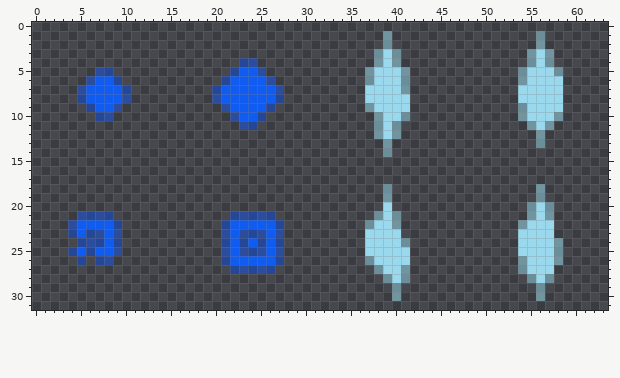
Pixel-art sprite, stored at Assets/Sprites/Particles/particlesblue.png. Above: the version before the commit.
The file is 64x32 pixels.
Once edited:
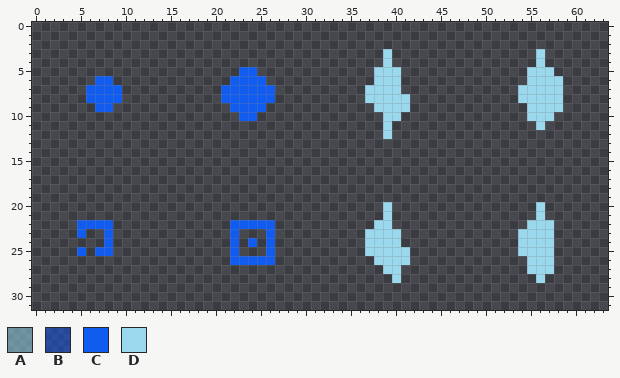
Palette (. is transparent): A #9adfee82  B #1052f17d  C #105cf1  D #9ad8ee
The edit:
y 1..2: x 39 A -> .; x 56 A -> .
y 3: x 38 A -> .; x 40 A -> .; x 55 A -> .; x 57 A -> .
y 4: x 23..24 BB -> ..; x 38 A -> .; x 40 A -> .; x 55 A -> .; x 57 A -> .
y 5: x 7..8 BB -> ..; x 22 B -> .; x 25 B -> .; x 37 A -> .; x 41 A -> .; x 54 A -> .; x 58 A -> .
y 6: x 6 B -> .; x 9 B -> .; x 21 B -> .; x 26 B -> .; x 37 A -> .; x 41 A -> .; x 54 A -> .
y 7: x 5 B -> .; x 10 B -> .; x 20 B -> .; x 27 B -> .; x 41 A -> .
y 8: x 5 B -> .; x 10 B -> .; x 20 B -> .; x 27 B -> .
y 9: x 6 B -> .; x 9 B -> .; x 21 B -> .; x 26 B -> .; x 37 A -> .; x 54 A -> .
y 10: x 7..8 BB -> ..; x 22 B -> .; x 25 B -> .; x 38 A -> .; x 41 A -> .; x 54 A -> .; x 58 A -> .
y 11: x 23..24 BB -> ..; x 38 A -> .; x 40 A -> .; x 55 A -> .; x 57 A -> .
y 12: x 38 A -> .; x 40 A -> .; x 56 A -> .
y 13: x 39 A -> .; x 56 A -> .
y 14: x 39 A -> .
y 18..19: x 39 A -> .; x 56 A -> .
y 20: x 55 A -> .; x 57 A -> .
y 21: x 5..8 BBBB -> ....; x 22..26 BBBBB -> .....; x 38 A -> .; x 40 A -> .; x 55 A -> .; x 57 A -> .
y 22: x 4 B -> .; x 9 B -> .; x 21 B -> .; x 27 B -> .; x 37 A -> .; x 40 A -> .; x 54 A -> .
y 23: x 4 B -> .; x 6..7 BB -> ..; x 9 B -> .; x 21 B -> .; x 23..25 BBB -> ...; x 27 B -> .
y 24: x 5..7 BBB -> ...; x 9 B -> .; x 21 B -> .; x 23 B -> .; x 25 B -> .; x 27 B -> .; x 41 A -> .; x 58 A -> .
y 25: x 4 B -> .; x 6 B -> .; x 9 B -> .; x 21 B -> .; x 23..25 BBB -> ...; x 27 B -> .; x 58 A -> .
y 26: x 5 B -> .; x 7..8 BB -> ..; x 21 B -> .; x 27 B -> .; x 37 A -> .; x 54 A -> .; x 58 A -> .
y 27: x 22..26 BBBBB -> .....; x 38 A -> .; x 41 A -> .; x 54 A -> .
y 28: x 39 A -> .; x 41 A -> .; x 55 A -> .; x 57 A -> .
y 29..30: x 40 A -> .; x 56 A -> .
Changed places in both pictures, as pixel boxes (x1, y1, x2, y2):
erased: (365, 31, 410, 157)
erased: (518, 31, 563, 148)
erased: (212, 58, 284, 130)
erased: (77, 67, 131, 121)
erased: (365, 184, 410, 301)
erased: (518, 184, 563, 301)
erased: (68, 211, 122, 265)
erased: (221, 211, 284, 274)
